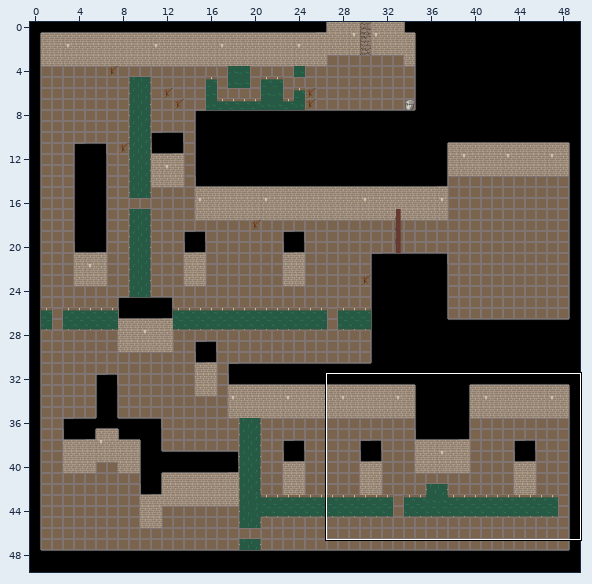
An edit to a level. Tiled map, src/assets/Egout.tmx. The first picture is a wide view before the edit; the outline marks the close-up.
Close-up. Earlier state:
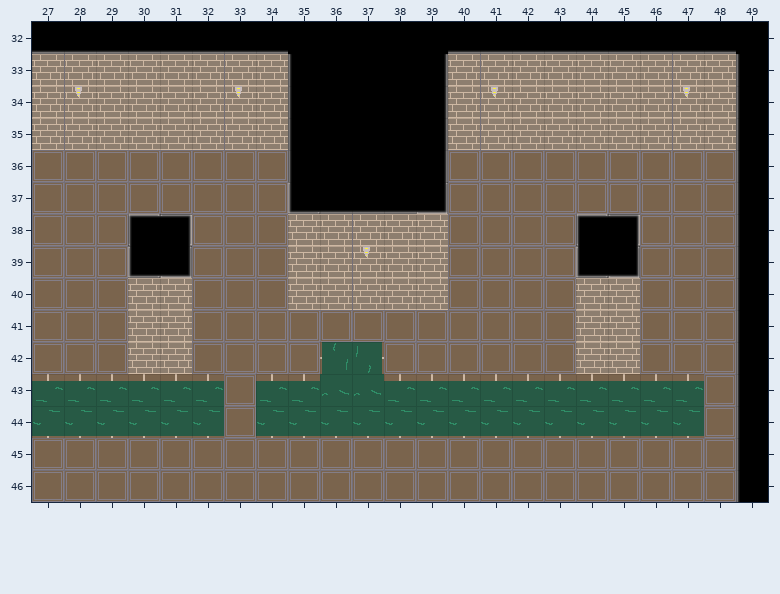
Cells are 32x32 px. Shown: x 27..49, y 32..46. The commit also changed other parts of the map, which this record leaves out.
New version:
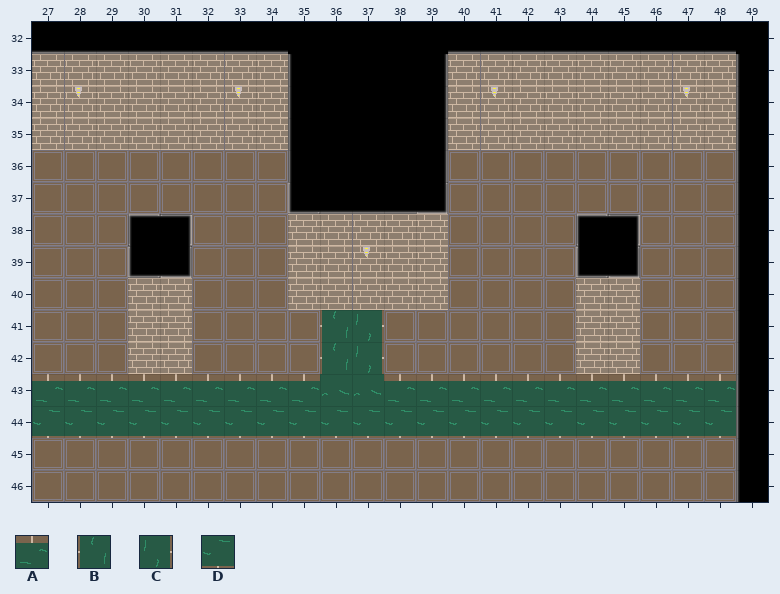
Key: from "Assets_zelda": A 178, B 212, C 212 turned 180, D 212 turned 270.
_ is an empty cell, . an unchanged one.
Diff:
--- layer "eau"
@@ x 36..37 @@
-41 __
+41 BC
@@ x 33..48 @@
-43 _.............._
-44 _.............._
+43 A..............A
+44 D..............D
Changed places in both close-ups, as pixel boxes (x1, y1, x2, y2):
added: (320, 310, 384, 342)
added: (224, 374, 256, 438)
added: (704, 374, 736, 438)
